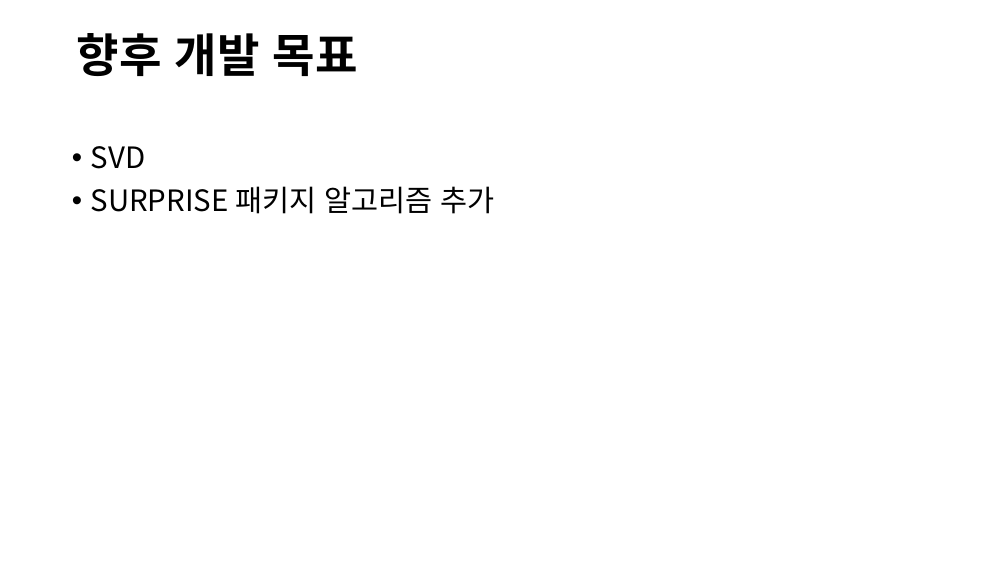
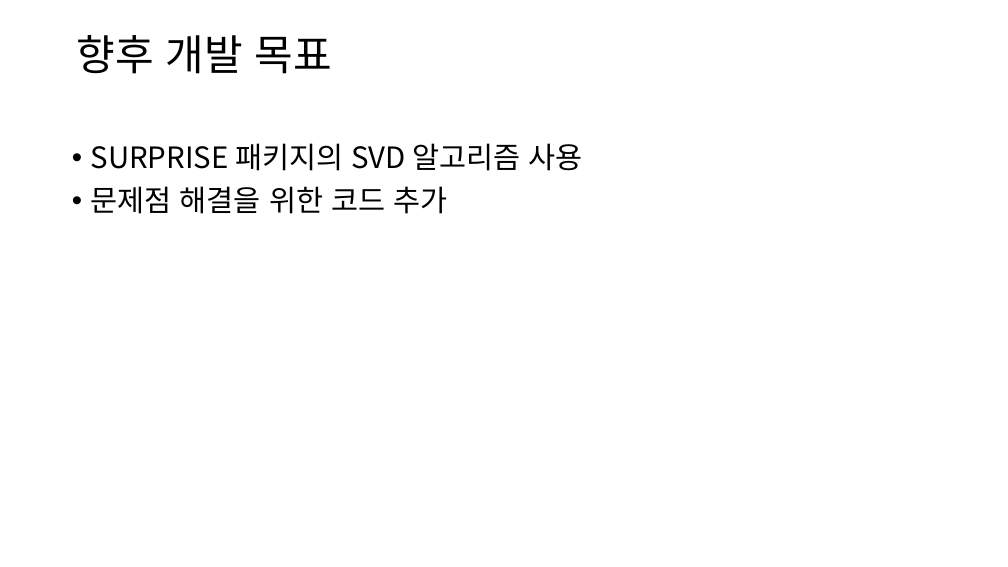
Before and after one commit to CheonSeounghyun/Coordination-Recommend, a slide deck: slide 9 of doc/9주차 ppt.pptx. Drawn at 1008x567 pixels with LibreOffice and Linux fonts; fonts in the diff are those of the drawing. Boxes give left, top, right and bottom in pixels: in the first picture for what was removed or moved away, otherwise in the second. Text is boxed around its words. In the diff, an @@ line names an element or a change of style, - is before the commit and + after.

Commit message:
9ppt

```diff
--- a/doc/9주차 ppt.pptx
+++ b/doc/9주차 ppt.pptx
@@ title "향후 개발 목표" at [77,35,332,74]: size 44 to 40 pt, font Lato to Noto Sans CJK KR, bold off @@
@@ text at [91,143,583,214]: text changed @@
-• SVD
-• SURPRISE 패키지 알고리즘 추가
+• SURPRISE 패키지의 SVD 알고리즘 사용
+• 문제점 해결을 위한 코드 추가
```
Also in this commit, not shown: 6 other slides changed.
